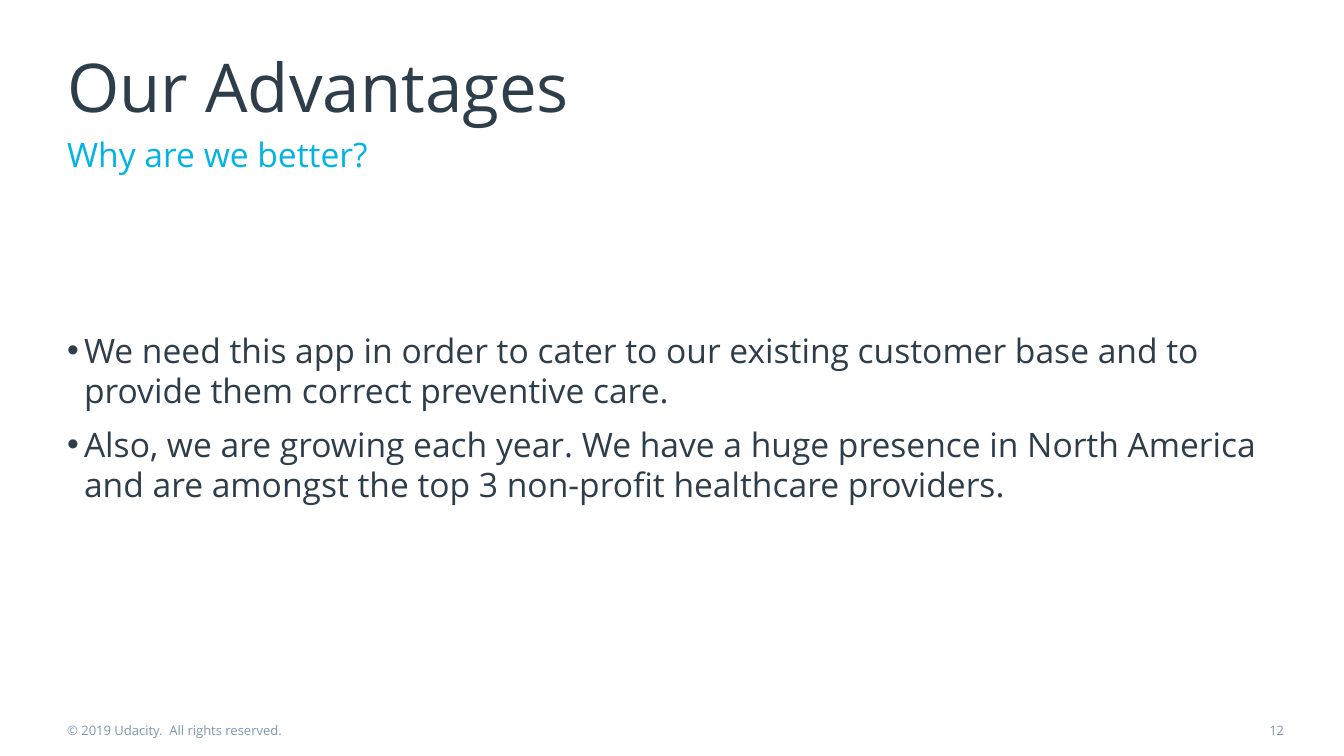
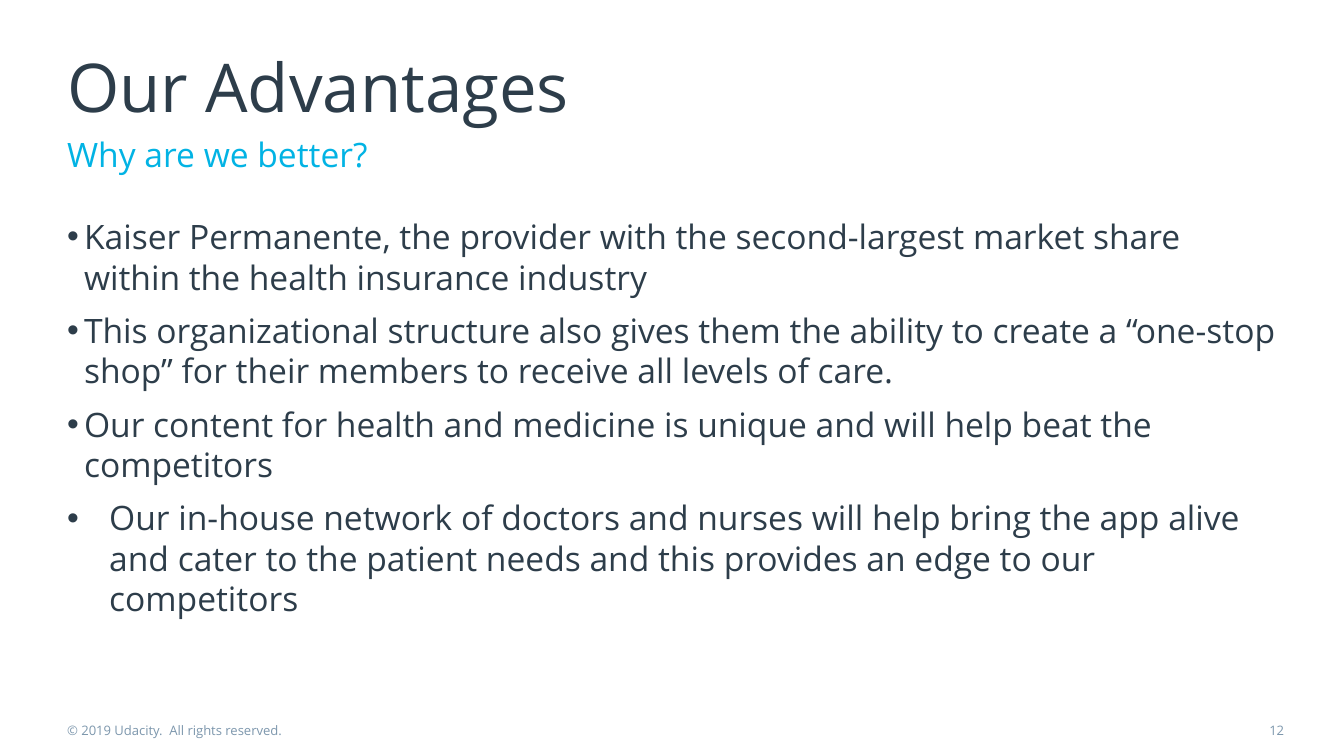
Before and after one commit to Sargam5360/Product_Manager_Nanodegree, a slide deck: slide 12 of product-pitch-template.pptx. Drawn at 1344x756 pixels with LibreOffice and Linux fonts; fonts in the diff are those of the drawing. Boxes give left, top, right and bottom in pixels: in the first picture for what was removed or moved away, otherwise in the second. Text is boxed around its words. In the diff, an @@ line names an element or a change of style, - is before the commit and + after.

```diff
--- a/product-pitch-template.pptx
+++ b/product-pitch-template.pptx
@@ text at bbox=[84, 223, 1275, 619]: text changed @@
-• We need this app in order to cater to our existing customer base and to provide them correct preventive care.
-• Also, we are growing each year. We have a huge presence in North America and are amongst the top 3 non-profit healthcare providers.
+• Kaiser Permanente, the provider with the second-largest market share within the health insurance industry
+• This organizational structure also gives them the ability to create a “one-stop shop” for their members to receive all levels of care.
+• Our content for health and medicine is unique and will help beat the competitors
+• Our in-house network of doctors and nurses will help bring the app alive and cater to the patient needs and this provides an edge to our competitors
```
Also in this commit, not shown: 12 other slides changed, 1 slide added.
